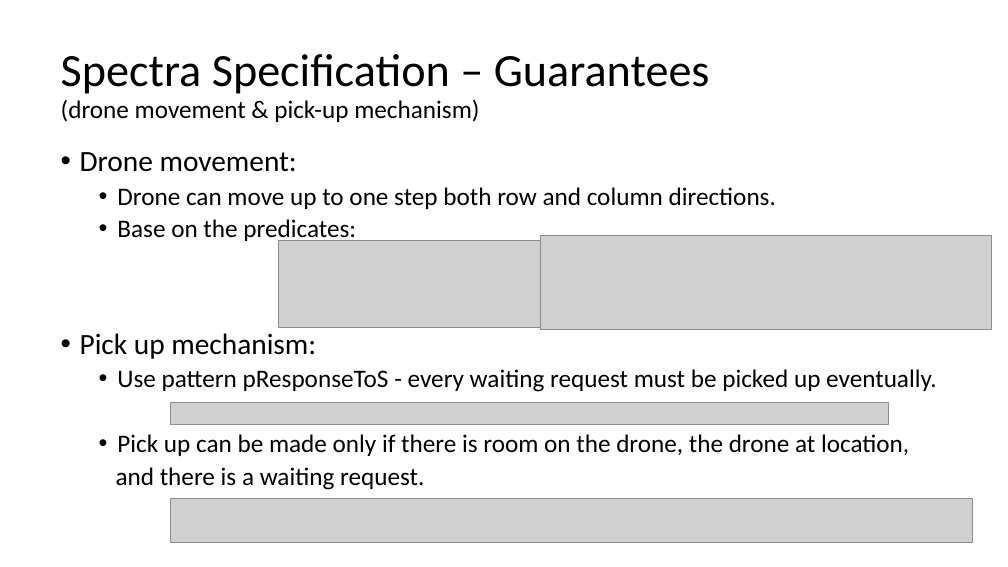
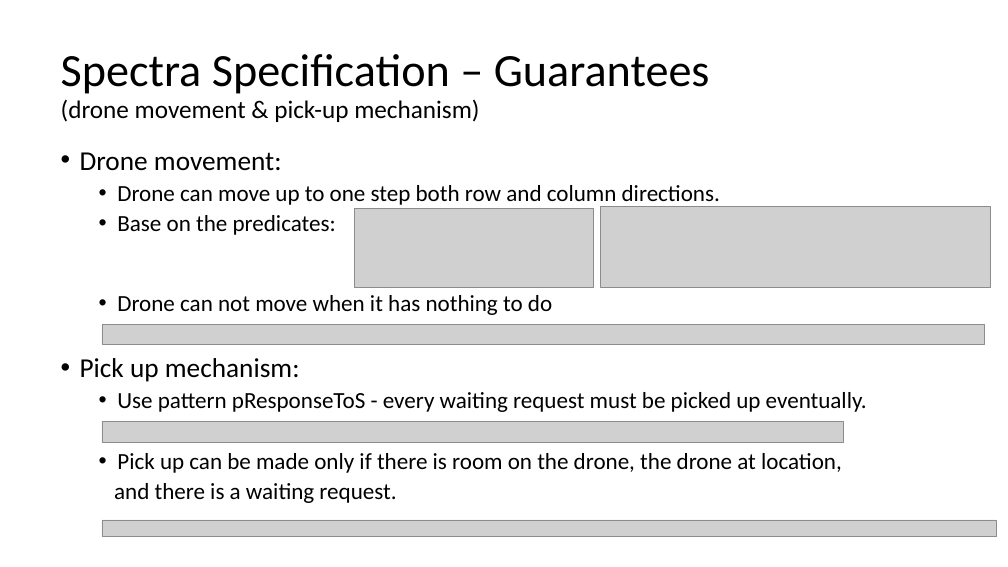
Before and after one commit to GuyHaviv37/DeliveryDroneSpectra, a slide deck: slide 7 of docs/final presentation.pptx (slide 8 before the commit). Drawn at 1008x567 pixels with LibreOffice and Linux fonts; fonts in the diff are those of the drawing; grey boxes stand for pictures. Boxes give left, top, right and bottom in pixels: in the first picture for what was removed or moved away, otherwise in the second. Text is boxed around its words. In the diff, an @@ line names an element or a change of style, - is before the commit and + after.

```diff
--- a/docs/final presentation.pptx
+++ b/docs/final presentation.pptx
@@ text at bbox=[80, 152, 867, 503]: size 28 to 26 pt in "Drone movement:", "Pick up mechanism:"; size 24 to 22 pt in "Drone can move up to one step ...", "Base on the predicates:", "Use pattern pResponseToS - every waiting request ...", "Pick up can be made only if ..." and 1 more places @@
@@ picture: place and size @@
-picture at bbox=[278, 241, 541, 327]
+picture at bbox=[355, 209, 594, 287]
@@ picture: place and size @@
-picture at bbox=[541, 236, 992, 329]
+picture at bbox=[601, 206, 991, 287]
@@ text at bbox=[117, 295, 552, 315]: paragraph added @@
+  • Drone can not move when it has nothing to do
@@ picture added at bbox=[102, 325, 985, 345] @@
@@ picture removed at bbox=[170, 402, 889, 424] @@
@@ picture added at bbox=[102, 421, 844, 442] @@
@@ picture removed at bbox=[170, 498, 972, 542] @@
@@ picture added at bbox=[102, 520, 997, 537] @@
```
Also in this commit, not shown: 5 other slides changed, 1 slide removed.
